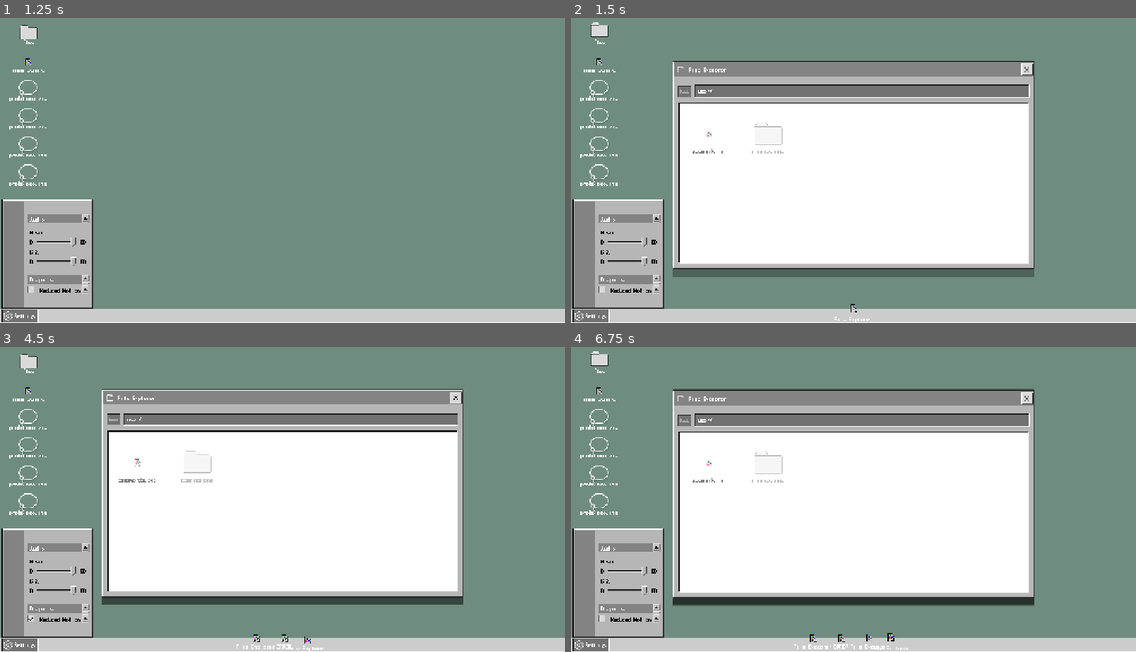
Above: before the commit, frames 1-4 (two rows, left to right).
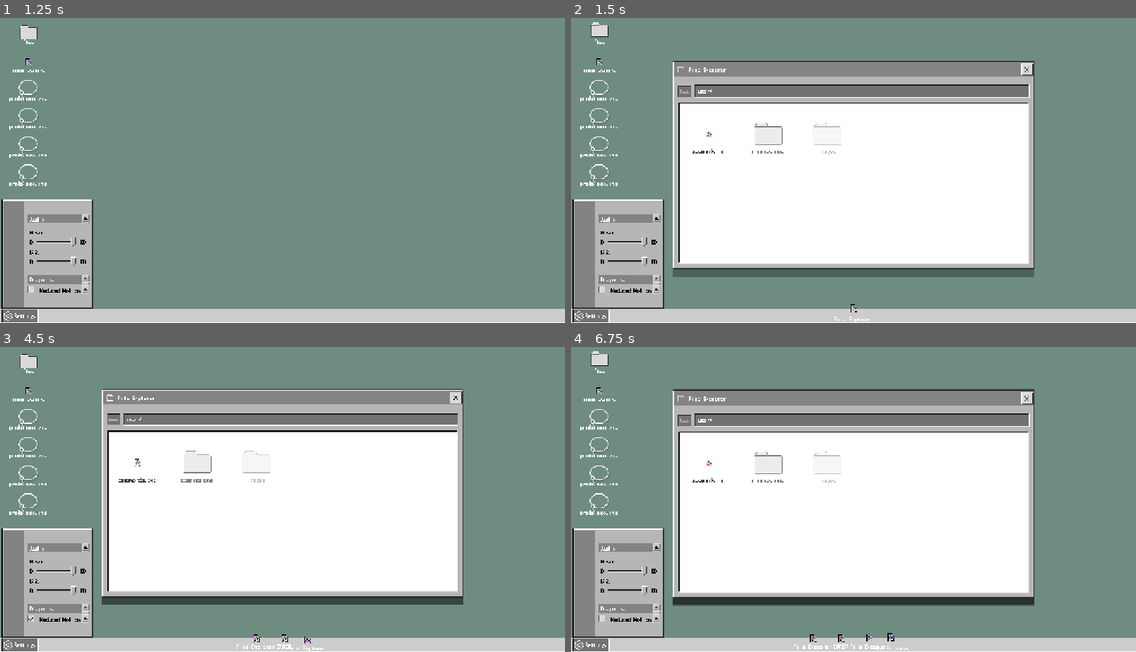
Above: after the commit, the same moments.

Repository: MunnChai/GMTKGameJam2025
Game: Godot game, scene res://game.tscn
The game is run twice, just before and just after one commit, with the same random seed, the same clock (stepped at 60 frames per second) and the same inputs.
Inputs (mouse positions are in pixels of both pictures, inside the frame that each line leads up to):
- Up to frame 1 (1.25 s): click "Start" at 0.5 s
- Up to frame 2 (1.5 s): click (599, 33) at 1.27 s
- Up to frame 3 (4.5 s): click "passwords.txt" at 2 s; click "commissions" at 2.75 s; click (33, 618) at 3.5 s; click (28, 362) at 4.27 s
- Up to frame 4 (6.75 s): click "images" at 5 s; click (604, 618) at 5.75 s; click (599, 362) at 6.52 s

Frame 1 is identical in both runs. In frame 2, 0.2% of the frame differs, in the area x 21-48%, y 34-45%; in frame 3, 0.2%; in frame 4, 0.2%.

Commit message:
Fix bug where switching from folder with lots of entries results in delay before fade in

Diff:
--- a/game/gmtkgamejam2025/apps/file_explorer_app/file_explorer.gd
+++ b/game/gmtkgamejam2025/apps/file_explorer_app/file_explorer.gd
@@ -23,6 +23,7 @@
 	for child in file_grid.get_children():
 		child.queue_free()
 
+	var counter = 0
 	for file_node in contents:
 		var icon_instance = FileIconScene.instantiate()
 		file_grid.add_child(icon_instance)
@@ -31,7 +32,8 @@
 
 		icon_instance.modulate.a = 0
 		var tween = create_tween()
-		tween.tween_property(icon_instance, "modulate:a", 1.0, 0.2).set_delay(0.05 * file_grid.get_child_count())
+		tween.tween_property(icon_instance, "modulate:a", 1.0, 0.2).set_delay(0.05 * counter)
+		counter += 1
 
 	var path_string = ""
 	for i in range(file_system.directory_history.size()):
